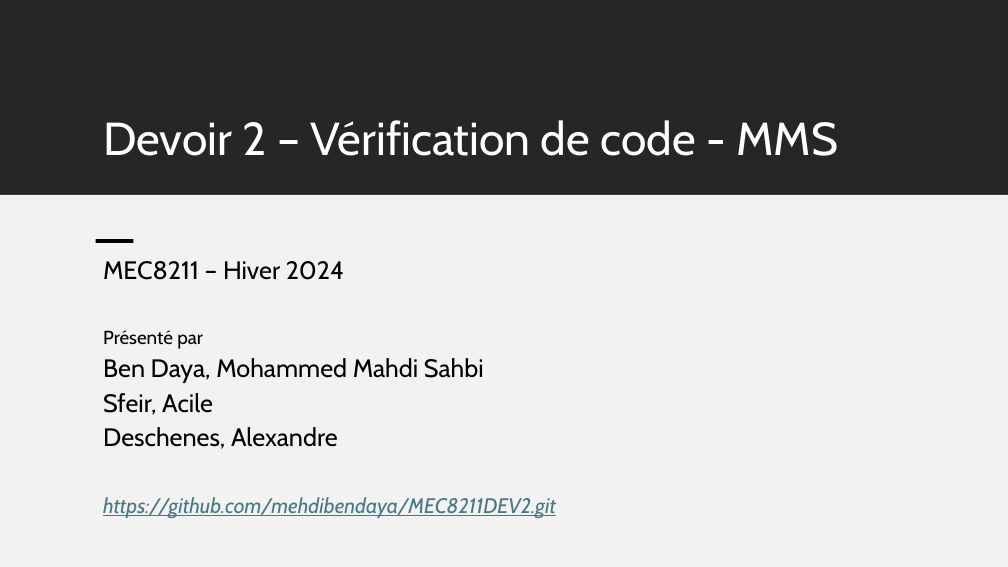
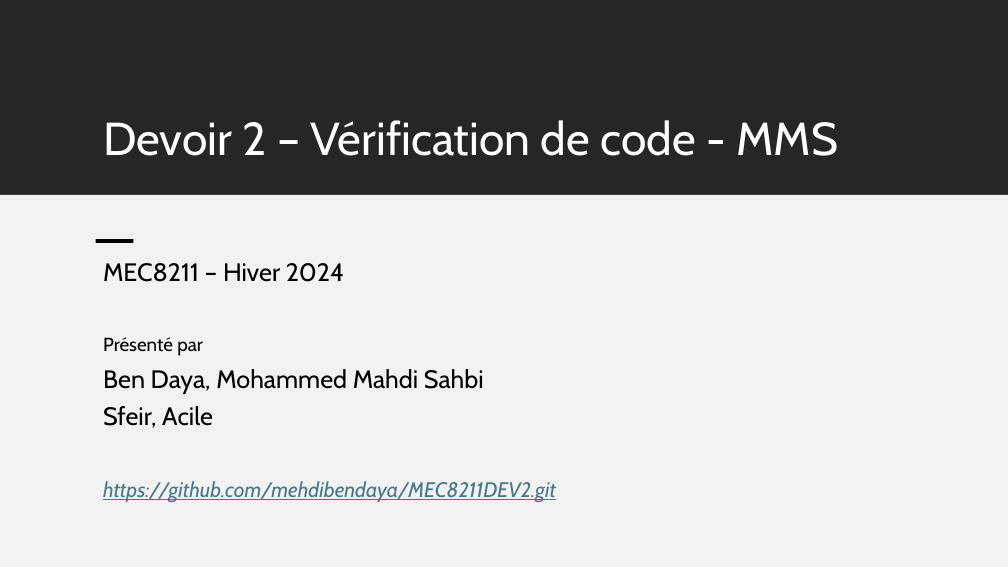
Before and after one commit to mehdibendaya/MEC8211DEV2, a slide deck: slide 1 of Devoir_2.pptx. Drawn at 1008x567 pixels with LibreOffice and Linux fonts; fonts in the diff are those of the drawing. Boxes give left, top, right and bottom in pixels: in the first picture for what was removed or moved away, otherwise in the second. Text is boxed around its words. In the diff, an @@ line names an element or a change of style, - is before the commit and + after.

```diff
--- a/Devoir_2.pptx
+++ b/Devoir_2.pptx
@@ subtitle "MEC8211 – Hiver 2024" at box(103, 263, 556, 502): line spacing 0.8 to 0.9 @@
@@ subtitle at box(103, 427, 338, 449): paragraph removed @@
-Deschenes, Alexandre
```
Also in this commit, not shown: 1 other slide changed, 2 slides added, 3 other files.
